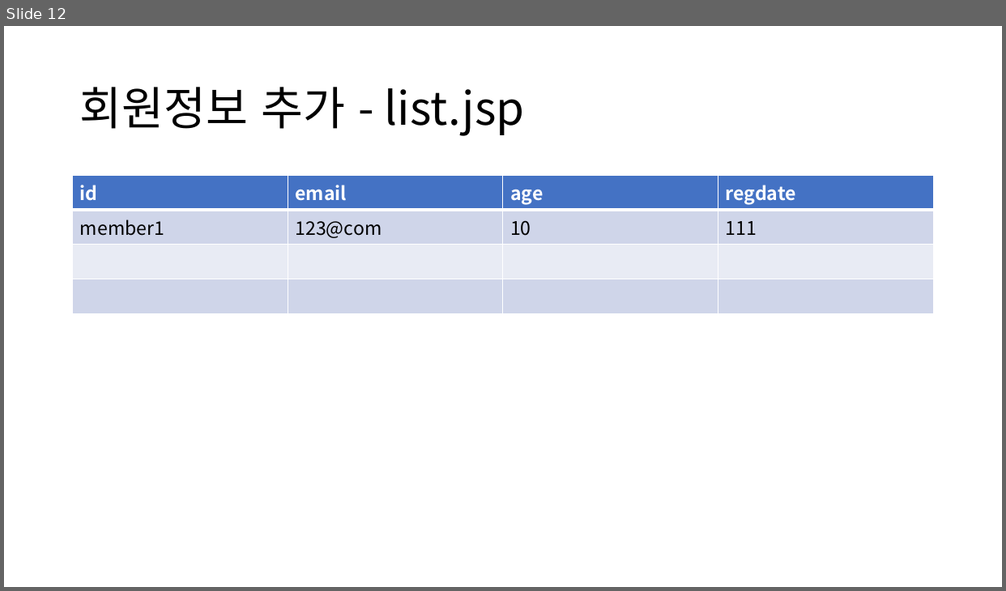
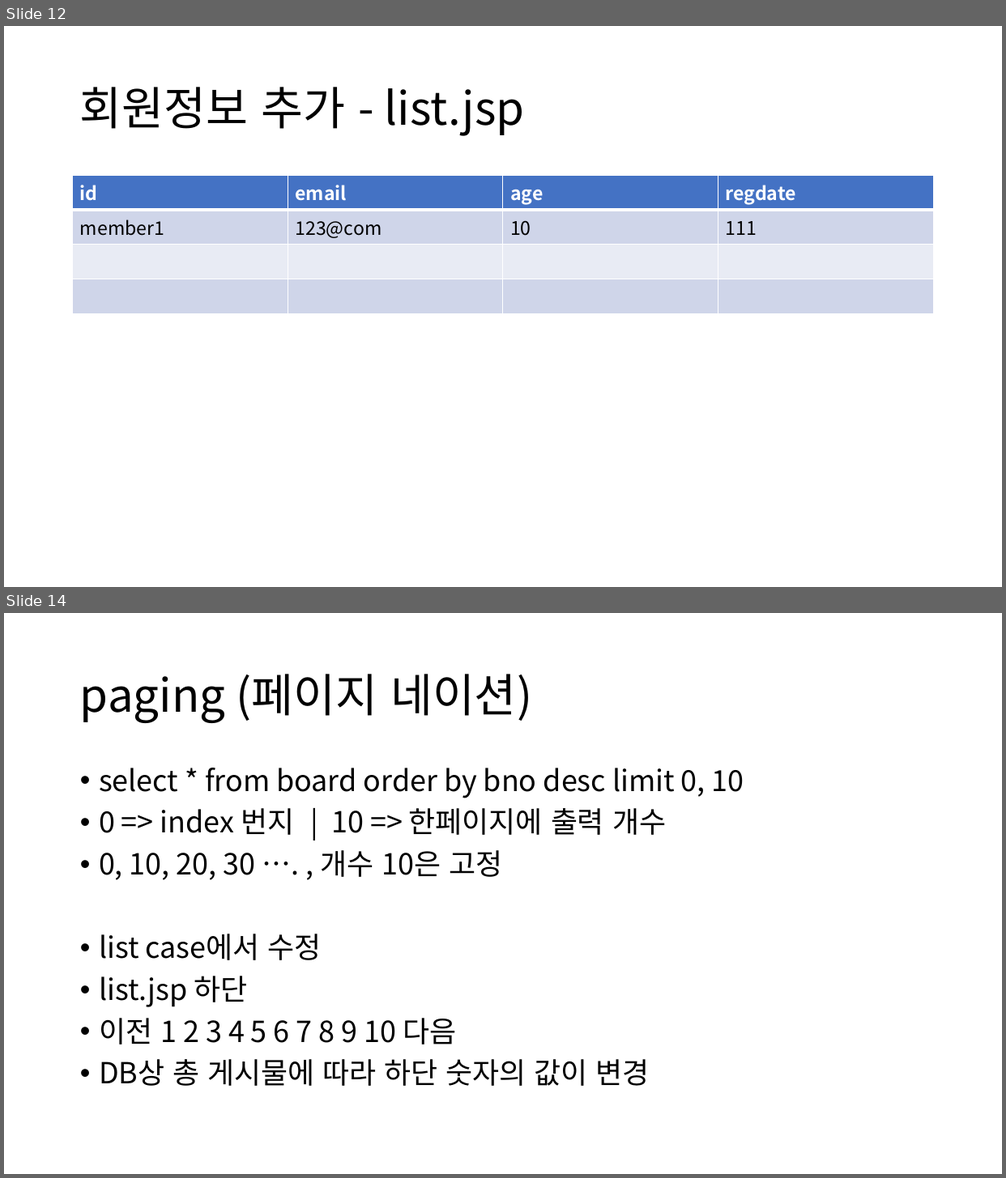
Before and after one commit to kimmustard/ezenBoradMember, a slide deck: Servlet게시판만들기.pptx. Shown one above the other, each under a label of ours: slide 12 before the commit, slides 12 and 14 after it; the slides between them are not shown. The pictures are 1006x591 and 1006x1178 pixels, drawn with LibreOffice and Linux fonts; fonts in the diff are those of the drawing. Boxes give left, top, right and bottom in pixels: in the first picture for what was removed or moved away, otherwise in the second. Text is boxed around its words. In the diff, an @@ line names an element or a change of style, - is before the commit and + after.

Commit message:
페이지네이션 추가

```diff
--- a/Servlet게시판만들기.pptx
+++ b/Servlet게시판만들기.pptx
@@ slide 14 added at [4,613,1002,1174], background #FFFFFF @@
@@ title added at [80,674,532,723], 44 pt, text #000000 @@
+paging (페이지 네이션)
@@ text added at [99,768,744,1086], 28 pt, text #000000 @@
+• select * from board order by bno desc limit 0, 10
+• 0 => index 번지 | 10 => 한페이지에 출력 개수
+• 0, 10, 20, 30 …. , 개수 10은 고정
+• list case에서 수정
+• list.jsp 하단
+• 이전 1 2 3 4 5 6 7 8 9 10 다음
+• DB상 총 게시물에 따라 하단 숫자의 값이 변경
```
Also in this commit, not shown: 1 slide changed, 1 other slide added, 37 other files.
